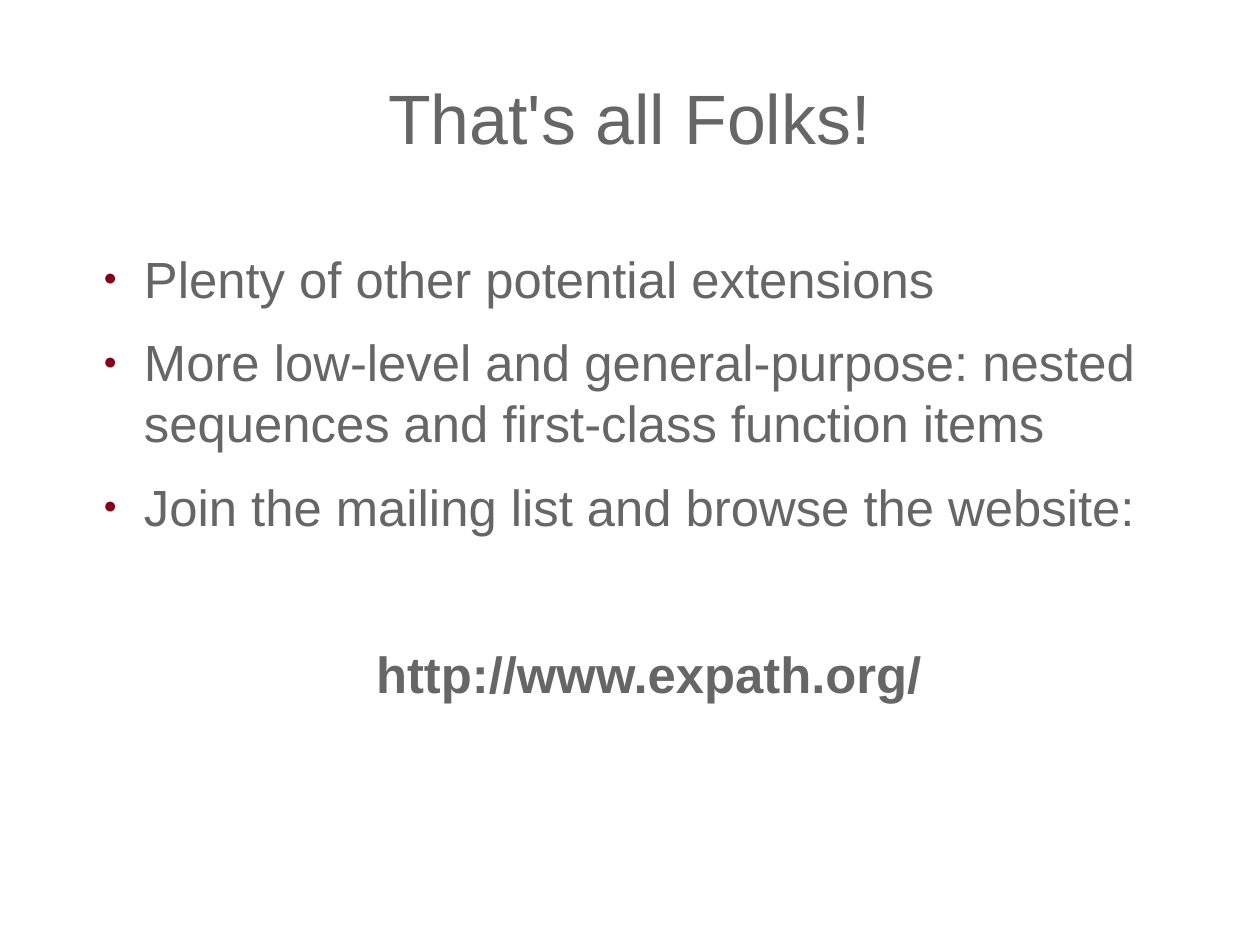
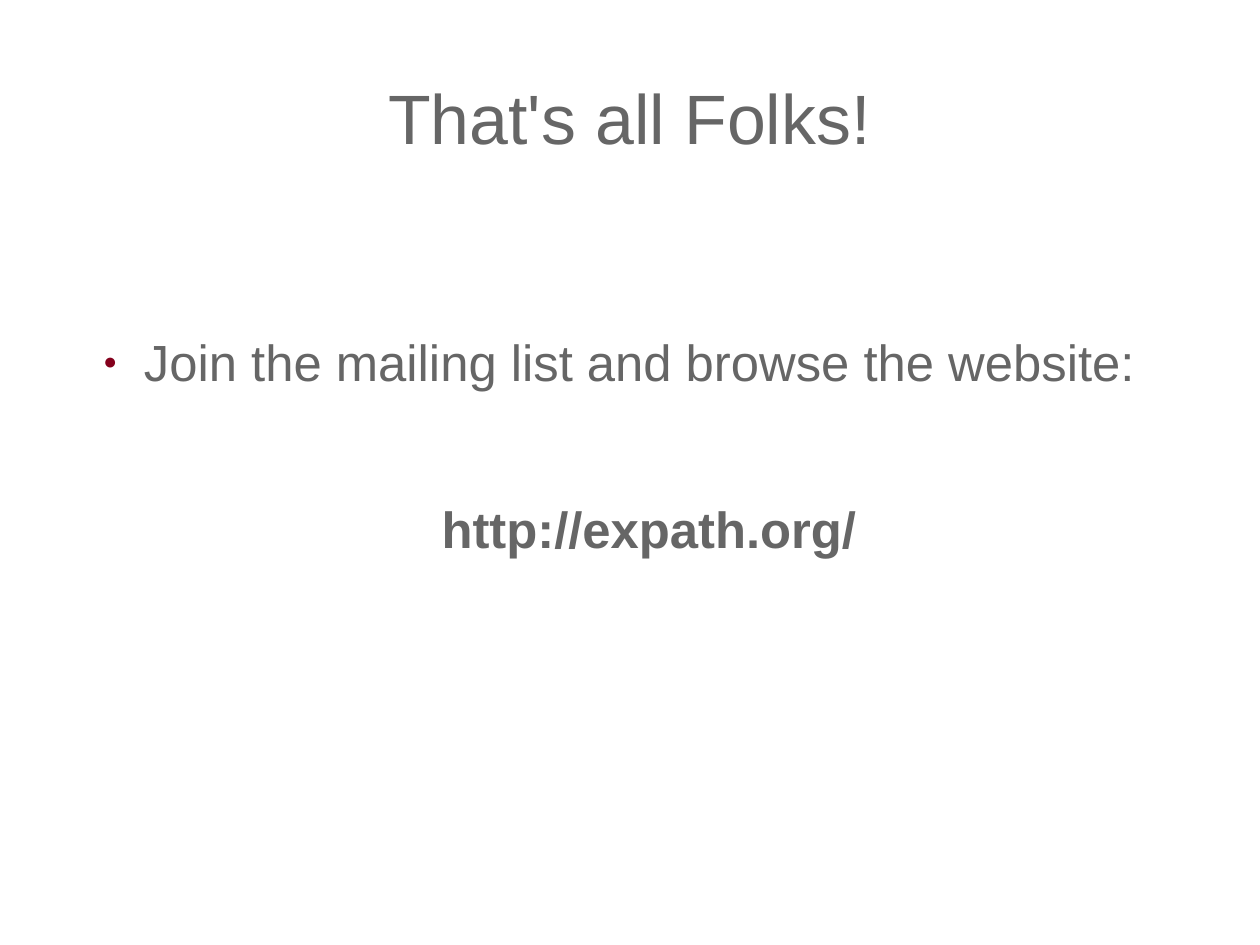
Before and after one commit to expath/expath-www, a slide deck: slide 31 of misc/2010-prague/presentation/fgeorges-expath.odp (slide 55 before the commit). Drawn at 1260x945 pixels with LibreOffice and Linux fonts; fonts in the diff are those of the drawing; background and template pictures are left out. Boxes give left, top, right and bottom in pixels: in the first picture for what was removed or moved away, otherwise in the second. Text is boxed around its words. In the diff, an @@ line names an element or a change of style, - is before the commit and + after.

Commit message:
Final revision.

```diff
--- a/misc/2010-prague/presentation/fgeorges-expath.odp
+++ b/misc/2010-prague/presentation/fgeorges-expath.odp
@@ text at (144, 261, 1134, 453): paragraphs removed @@
-● Plenty of other potential extensions
-● More low-level and general-purpose: nested sequences and first-class function items
@@ text at (442, 511, 856, 559): text changed @@
-http://www.expath.org/
+http://expath.org/
```
Also in this commit, not shown: 1 other slide changed, 15 slides added, 39 slides removed.
